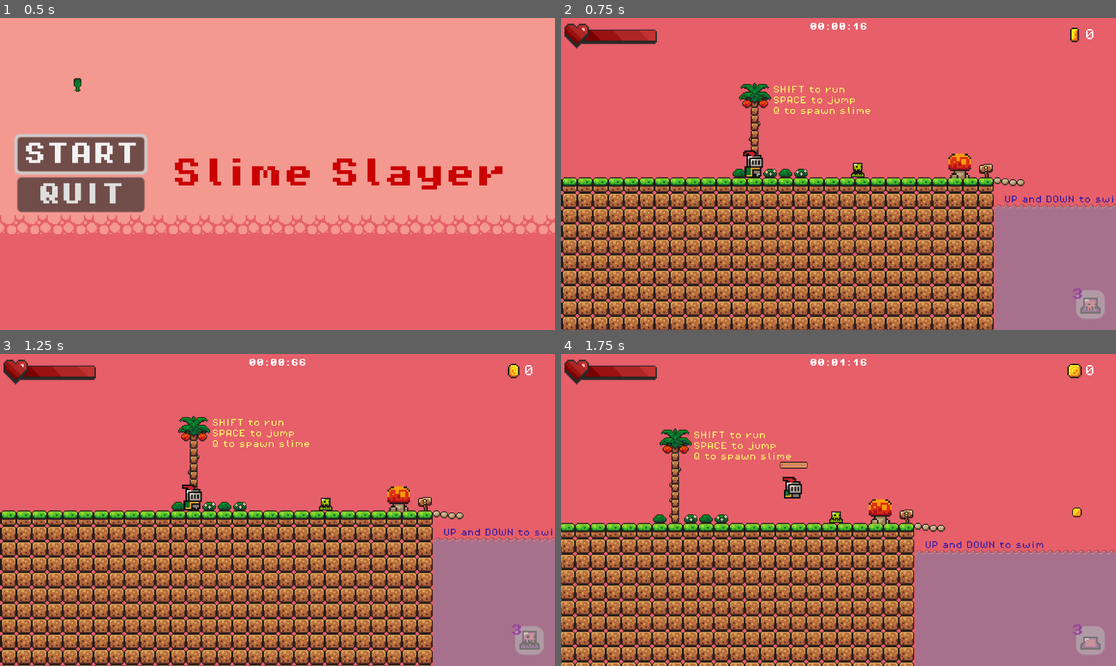
Above: before the commit, frames 1-4 (two rows, left to right).
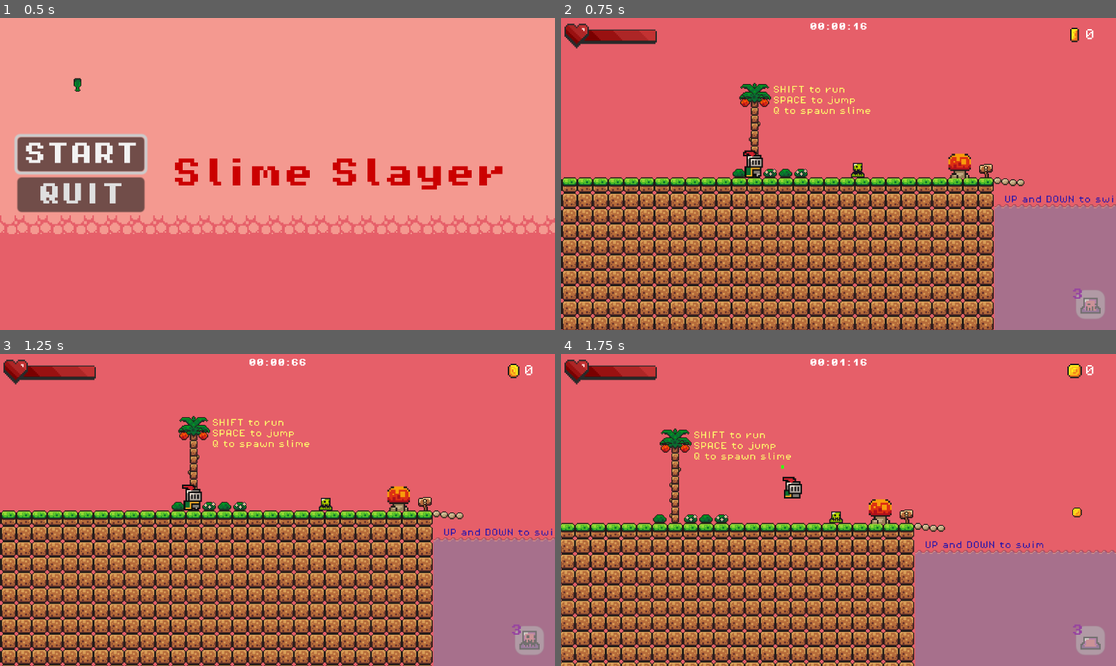
Above: after the commit, the same moments.

Repository: AshkanKiafard/AA-godot
Game: Godot game, scene res://scenes/main_menu.tscn
Two runs of this game, one before a commit and one after it. Both use one fixed random seed, a clock stepped at 60 frames per second and the inputs below.
Inputs:
- Up to frame 1 (0.5 s): no input
- Up to frame 2 (0.75 s): click "START" at 0.5 s
- Up to frame 3 (1.25 s): no input
- Up to frame 4 (1.75 s): hold Right (move_right) from 1.28 s (still down); tap C (roll) at 1.35 s; tap Space (jump) at 1.52 s

Frame 1 is identical in both runs. In frame 2, less than 0.1% of the frame differs, in the area x 32-38%, y 24-29%; in frame 3, less than 0.1%; in frame 4, 0.2%, in the area x 17-45%, y 27-37%.

Commit message:
generalized fruits, added trees to spawn fruits randomly, rolling makes you invincible

Diff:
--- /dev/null
+++ b/ashkan/godot-tutorial-ashkan/scenes/fruit.tscn
@@ -0,0 +1,116 @@
+[gd_scene load_steps=8 format=3 uid="uid://dxwyt3p8gaxwi"]
+
+[ext_resource type="Script" path="res://scripts/health_fruit.gd" id="1_x1g5l"]
+[ext_resource type="Texture2D" uid="uid://d4doh2b8eo6ru" path="res://assets/sprites/fruit.png" id="2_upvgg"]
+[ext_resource type="AudioStream" uid="uid://cnmw1uefts8sg" path="res://assets/sounds/eating.mp3" id="3_27md5"]
+
+[sub_resource type="CircleShape2D" id="CircleShape2D_ys63r"]
+radius = 5.0
+
+[sub_resource type="Animation" id="Animation_okj28"]
+length = 0.001
+tracks/0/type = "value"
+tracks/0/imported = false
+tracks/0/enabled = true
+tracks/0/path = NodePath("Sprite2D:visible")
+tracks/0/interp = 1
+tracks/0/loop_wrap = true
+tracks/0/keys = {
+"times": PackedFloat32Array(0),
+"transitions": PackedFloat32Array(1),
+"update": 1,
+"values": [true]
+}
+tracks/1/type = "value"
+tracks/1/imported = false
+tracks/1/enabled = true
+tracks/1/path = NodePath("CollisionShape2D:disabled")
+tracks/1/interp = 1
+tracks/1/loop_wrap = true
+tracks/1/keys = {
+"times": PackedFloat32Array(0),
+"transitions": PackedFloat32Array(1),
+"update": 1,
+"values": [false]
+}
+tracks/2/type = "value"
+tracks/2/imported = false
+tracks/2/enabled = true
+tracks/2/path = NodePath("AudioStreamPlayer2D:playing")
+tracks/2/interp = 1
+tracks/2/loop_wrap = true
+tracks/2/keys = {
+"times": PackedFloat32Array(0),
+"transitions": PackedFloat32Array(1),
+"update": 1,
+"values": [false]
+}
+
+[sub_resource type="Animation" id="Animation_rgu6a"]
+resource_name = "eat"
+tracks/0/type = "value"
+tracks/0/imported = false
+tracks/0/enabled = true
+tracks/0/path = NodePath("Sprite2D:visible")
+tracks/0/interp = 1
+tracks/0/loop_wrap = true
+tracks/0/keys = {
+"times": PackedFloat32Array(0),
+"transitions": PackedFloat32Array(1),
+"update": 1,
+"values": [false]
+}
+tracks/1/type = "value"
+tracks/1/imported = false
+tracks/1/enabled = true
+tracks/1/path = NodePath("CollisionShape2D:disabled")
+tracks/1/interp = 1
+tracks/1/loop_wrap = true
+tracks/1/keys = {
+"times": PackedFloat32Array(0),
+"transitions": PackedFloat32Array(1),
+"update": 1,
+"values": [true]
+}
+tracks/2/type = "value"
+tracks/2/imported = false
+tracks/2/enabled = true
+tracks/2/path = NodePath("AudioStreamPlayer2D:playing")
+tracks/2/interp = 1
+tracks/2/loop_wrap = true
+tracks/2/keys = {
+"times": PackedFloat32Array(0),
+"transitions": PackedFloat32Array(1),
+"update": 1,
+"values": [true]
+}
+
+[sub_resource type="AnimationLibrary" id="AnimationLibrary_l38nc"]
+_data = {
+"RESET": SubResource("Animation_okj28"),
+"eat": SubResource("Animation_rgu6a")
+}
+
+[node name="Fruit" type="Area2D"]
+collision_mask = 2
+script = ExtResource("1_x1g5l")
+
+[node name="Sprite2D" type="Sprite2D" parent="."]
+texture = ExtResource("2_upvgg")
+region_enabled = true
+
+[node name="CollisionShape2D" type="CollisionShape2D" parent="."]
+position = Vector2(0, 1)
+shape = SubResource("CircleShape2D_ys63r")
+
+[node name="AudioStreamPlayer2D" type="AudioStreamPlayer2D" parent="."]
+stream = ExtResource("3_27md5")
+parameters/looping = false
+
+[node name="AnimationPlayer" type="AnimationPlayer" parent="."]
+libraries = {
+"": SubResource("AnimationLibrary_l38nc")
+}
+
+[connection signal="body_entered" from="." to="." method="_on_body_entered"]
+[connection signal="animation_finished" from="AnimationPlayer" to="." method="_on_animation_player_animation_finished"]
--- a/ashkan/godot-tutorial-ashkan/scenes/game.tscn
+++ b/ashkan/godot-tutorial-ashkan/scenes/game.tscn
@@ -14,10 +14,10 @@
 [ext_resource type="PackedScene" uid="uid://dpg7qubpurb8a" path="res://scenes/spawner.tscn" id="6_qq1ei"]
 [ext_resource type="PackedScene" uid="uid://cwdi32g5jp1pm" path="res://scenes/wall.tscn" id="6_w270a"]
 [ext_resource type="PackedScene" uid="uid://bp7hd728alk1x" path="res://scenes/mushroom.tscn" id="7_6bq2a"]
-[ext_resource type="PackedScene" uid="uid://dxwyt3p8gaxwi" path="res://scenes/health_fruit.tscn" id="8_ml3oc"]
-[ext_resource type="PackedScene" uid="uid://ivexieocbyq" path="res://scenes/stamina_fruit.tscn" id="9_pe6rd"]
 [ext_resource type="PackedScene" uid="uid://d2gla5pgvk0jp" path="res://scenes/slime.tscn" id="9_xkmy2"]
+[ext_resource type="PackedScene" uid="uid://dxwyt3p8gaxwi" path="res://scenes/fruit.tscn" id="10_llfw7"]
 [ext_resource type="FontFile" uid="uid://tbnutu3g2a37" path="res://assets/fonts/PixelOperator8.ttf" id="10_udvc4"]
+[ext_resource type="PackedScene" uid="uid://7t6p6bk3b58d" path="res://scenes/tree.tscn" id="11_fxt8q"]
 [ext_resource type="PackedScene" uid="uid://jqppaxysymqn" path="res://scenes/slime_bar.tscn" id="13_4xcei"]
 
 [sub_resource type="AtlasTexture" id="AtlasTexture_0s06q"]
@@ -432,14 +432,19 @@
 
 [node name="Fruits" type="Node" parent="."]
 
-[node name="HealthFruit" parent="Fruits" instance=ExtResource("8_ml3oc")]
-position = Vector2(-263, -136)
-
-[node name="HealthFruit2" parent="Fruits" instance=ExtResource("8_ml3oc")]
-position = Vector2(-246, -136)
-
-[node name="StaminaFruit2" parent="Fruits" instance=ExtResource("9_pe6rd")]
-position = Vector2(562, -71)
+[node name="Fruit" parent="Fruits" instance=ExtResource("10_llfw7")]
+position = Vector2(-245, -137)
+type = 1
+
+[node name="Fruit2" parent="Fruits" instance=ExtResource("10_llfw7")]
+position = Vector2(-265, -137)
+type = 1
+
+[node name="Fruit3" parent="Fruits" instance=ExtResource("10_llfw7")]
+position = Vector2(560, -70)
+
+[node name="Tree" parent="Fruits" instance=ExtResource("11_fxt8q")]
+position = Vector2(401, -81)
 
 [node name="Mid" type="TileMapLayer" parent="."]
 position = Vector2(-247, -58)
--- a/ashkan/godot-tutorial-ashkan/scenes/health_fruit.tscn
+++ /dev/null
@@ -1,22 +0,0 @@
-[gd_scene load_steps=4 format=3 uid="uid://dxwyt3p8gaxwi"]
-
-[ext_resource type="Script" path="res://scripts/health_fruit.gd" id="1_x1g5l"]
-[ext_resource type="Texture2D" uid="uid://d4doh2b8eo6ru" path="res://assets/sprites/fruit.png" id="2_upvgg"]
-
-[sub_resource type="CircleShape2D" id="CircleShape2D_ys63r"]
-radius = 5.0
-
-[node name="HealthFruit" type="Area2D"]
-collision_mask = 2
-script = ExtResource("1_x1g5l")
-
-[node name="Sprite2D" type="Sprite2D" parent="."]
-texture = ExtResource("2_upvgg")
-region_enabled = true
-region_rect = Rect2(0, 50, 16, 14)
-
-[node name="CollisionShape2D" type="CollisionShape2D" parent="."]
-position = Vector2(0, 1)
-shape = SubResource("CircleShape2D_ys63r")
-
-[connection signal="body_entered" from="." to="." method="_on_body_entered"]
--- a/ashkan/godot-tutorial-ashkan/scenes/pause_menu.tscn
+++ b/ashkan/godot-tutorial-ashkan/scenes/pause_menu.tscn
@@ -11,6 +11,33 @@
 [sub_resource type="ShaderMaterial" id="ShaderMaterial_yhuqu"]
 shader = ExtResource("2_53or1")
 shader_parameter/lod = 0.0
+
+[sub_resource type="Animation" id="Animation_ogrpu"]
+length = 0.001
+tracks/0/type = "value"
+tracks/0/imported = false
+tracks/0/enabled = true
+tracks/0/path = NodePath("ColorRect:material:shader_parameter/lod")
+tracks/0/interp = 1
+tracks/0/loop_wrap = true
+tracks/0/keys = {
+"times": PackedFloat32Array(0),
+"transitions": PackedFloat32Array(1),
+"update": 0,
+"values": [0.0]
+}
+tracks/1/type = "value"
+tracks/1/imported = false
+tracks/1/enabled = true
+tracks/1/path = NodePath("VBoxContainer:modulate")
+tracks/1/interp = 1
+tracks/1/loop_wrap = true
+tracks/1/keys = {
+"times": PackedFloat32Array(0),
+"transitions": PackedFloat32Array(1),
+"update": 0,
+"values": [Color(1, 1, 1, 0)]
+}
 
 [sub_resource type="Animation" id="Animation_jp0sn"]
 resource_name = "blur"
@@ -38,33 +65,6 @@
 "transitions": PackedFloat32Array(1, 1),
 "update": 0,
 "values": [Color(1, 1, 1, 0), Color(1, 1, 1, 1)]
-}
-
-[sub_resource type="Animation" id="Animation_ogrpu"]
-length = 0.001
-tracks/0/type = "value"
-tracks/0/imported = false
-tracks/0/enabled = true
-tracks/0/path = NodePath("ColorRect:material:shader_parameter/lod")
-tracks/0/interp = 1
-tracks/0/loop_wrap = true
-tracks/0/keys = {
-"times": PackedFloat32Array(0),
-"transitions": PackedFloat32Array(1),
-"update": 0,
-"values": [0.0]
-}
-tracks/1/type = "value"
-tracks/1/imported = false
-tracks/1/enabled = true
-tracks/1/path = NodePath("VBoxContainer:modulate")
-tracks/1/interp = 1
-tracks/1/loop_wrap = true
-tracks/1/keys = {
-"times": PackedFloat32Array(0),
-"transitions": PackedFloat32Array(1),
-"update": 0,
-"values": [Color(1, 1, 1, 0)]
 }
 
 [sub_resource type="AnimationLibrary" id="AnimationLibrary_iuexm"]
--- a/ashkan/godot-tutorial-ashkan/scenes/player.tscn
+++ b/ashkan/godot-tutorial-ashkan/scenes/player.tscn
@@ -2,9 +2,9 @@
 
 [ext_resource type="Script" path="res://scripts/player.gd" id="1_34oth"]
 [ext_resource type="Texture2D" uid="uid://cq2fk3fjq4x0p" path="res://assets/sprites/knight.png" id="1_418hy"]
-[ext_resource type="Texture2D" uid="uid://db03ephebyopf" path="res://assets/stamina bar/healthbarUnder.png" id="3_64smo"]
+[ext_resource type="Texture2D" uid="uid://dpr0tlrifddce" path="res://assets/stamina bar/green.png" id="3_23s84"]
 [ext_resource type="Script" path="res://scripts/stamina_bar.gd" id="3_e0qct"]
-[ext_resource type="Texture2D" uid="uid://o5p2femwjvph" path="res://assets/stamina bar/healthbarProgress.png" id="4_lrslp"]
+[ext_resource type="Texture2D" uid="uid://pt62tylmkjx6" path="res://assets/stamina bar/oxygen.png" id="5_vasns"]
 [ext_resource type="Script" path="res://scripts/oxygen_bar.gd" id="6_d6d63"]
 [ext_resource type="AudioStream" uid="uid://ck0c2sagugcyf" path="res://assets/sounds/hurt.wav" id="7_clq1v"]
 
@@ -282,24 +282,25 @@
 shape = SubResource("CircleShape2D_wipbo")
 
 [node name="StaminaBar" type="TextureProgressBar" parent="." node_paths=PackedStringArray("player")]
-offset_left = -14.0
-offset_top = -55.0
-offset_right = 50.0
-offset_bottom = -45.0
-scale = Vector2(0.593815, 1)
-texture_under = ExtResource("3_64smo")
-texture_progress = ExtResource("4_lrslp")
+offset_left = -11.7505
+offset_top = -49.9746
+offset_right = 257.249
+offset_bottom = -1.97464
+scale = Vector2(0.15, 0.1)
+value = 100.0
+texture_progress = ExtResource("3_23s84")
 script = ExtResource("3_e0qct")
 player = NodePath("..")
 
 [node name="OxygenBar" type="TextureProgressBar" parent="." node_paths=PackedStringArray("player")]
-offset_left = -17.0
-offset_top = -10.0
-offset_right = 47.0
+offset_left = -19.5842
+offset_top = -5.40267
+offset_right = 246.416
+offset_bottom = 39.5973
 rotation = -1.5777
-scale = Vector2(0.360843, 0.480565)
-texture_under = ExtResource("3_64smo")
-texture_progress = ExtResource("4_lrslp")
+scale = Vector2(0.122, 0.09)
+value = 100.0
+texture_progress = ExtResource("5_vasns")
 script = ExtResource("6_d6d63")
 player = NodePath("..")
 
--- a/ashkan/godot-tutorial-ashkan/scenes/stamina_fruit.tscn
+++ /dev/null
@@ -1,21 +0,0 @@
-[gd_scene load_steps=4 format=3 uid="uid://ivexieocbyq"]
-
-[ext_resource type="Script" path="res://scripts/stamina_fruit.gd" id="1_iewue"]
-[ext_resource type="Texture2D" uid="uid://d4doh2b8eo6ru" path="res://assets/sprites/fruit.png" id="2_q5pid"]
-
-[sub_resource type="RectangleShape2D" id="RectangleShape2D_f1721"]
-size = Vector2(12, 16)
-
-[node name="StaminaFruit" type="Area2D"]
-collision_mask = 2
-script = ExtResource("1_iewue")
-
-[node name="Sprite2D" type="Sprite2D" parent="."]
-texture = ExtResource("2_q5pid")
-region_enabled = true
-region_rect = Rect2(34, 1, 11, 15)
-
-[node name="CollisionShape2D" type="CollisionShape2D" parent="."]
-shape = SubResource("RectangleShape2D_f1721")
-
-[connection signal="body_entered" from="." to="." method="_on_body_entered"]
--- /dev/null
+++ b/ashkan/godot-tutorial-ashkan/scenes/tree.tscn
@@ -0,0 +1,22 @@
+[gd_scene load_steps=3 format=3 uid="uid://7t6p6bk3b58d"]
+
+[ext_resource type="Script" path="res://scripts/tree.gd" id="1_p45a3"]
+[ext_resource type="Texture2D" uid="uid://ck8dkggpmhtag" path="res://assets/sprites/world_tileset.png" id="2_jgoqe"]
+
+[node name="Tree" type="Node2D" node_paths=PackedStringArray("spawn_points")]
+script = ExtResource("1_p45a3")
+spawn_points = [NodePath("SpawnPoint1"), NodePath("SpawnPoint2"), NodePath("SpawnPoint3")]
+
+[node name="Sprite2D" type="Sprite2D" parent="."]
+texture = ExtResource("2_jgoqe")
+region_enabled = true
+region_rect = Rect2(0, 48, 16, 48)
+
+[node name="SpawnPoint1" type="Node2D" parent="."]
+position = Vector2(-3, -7)
+
+[node name="SpawnPoint2" type="Node2D" parent="."]
+position = Vector2(3, -2)
+
+[node name="SpawnPoint3" type="Node2D" parent="."]
+position = Vector2(-3, 6)
--- a/ashkan/godot-tutorial-ashkan/scripts/health_fruit.gd
+++ b/ashkan/godot-tutorial-ashkan/scripts/health_fruit.gd
@@ -1,9 +1,31 @@
 extends Area2D
 
+enum fruit_type {STAMINA, HEALTH}
 @onready var player: Player = $Player
+@onready var animation_player: AnimationPlayer = $AnimationPlayer
+@onready var sprite_2d: Sprite2D = $Sprite2D
+@export var type: fruit_type
+
+func _ready() -> void:
+	match type:
+		fruit_type.HEALTH:
+			sprite_2d.region_rect = Rect2(0, 50, 16, 14)
+		fruit_type.STAMINA:
+			sprite_2d.region_rect = Rect2(34, 1, 11, 15)
+
+func _on_body_entered(body: Node2D) -> void:
+	if body is Player:
+		match type:
+			fruit_type.STAMINA:
+				if body.stamina < 0:
+					body.stamina = 0
+					animation_player.play("eat")
+			fruit_type.HEALTH:
+				if body.health < 100:
+					body.health += 30
+					animation_player.play("eat")
 
 
-func _on_body_entered(body: Node2D) -> void:
-	if body is Player and body.health < 100:
-		body.health += 30
+func _on_animation_player_animation_finished(anim_name: StringName) -> void:
+	if anim_name == "eat":
 		queue_free()
--- a/ashkan/godot-tutorial-ashkan/scripts/player.gd
+++ b/ashkan/godot-tutorial-ashkan/scripts/player.gd
@@ -13,18 +13,19 @@
 signal health_changed
 var health := 100 :
 	set(value):
-		if value <= 0 and health > 0:
-			print("DEAD")
-			collision_shape_2d.queue_free()
-			Engine.time_scale = 0.5
-			death_timer.start()
-		if value < health:
-			if not in_water:
-				hurt_audio.play()
-			hurt_timer.start()
-			animated_sprite.play("hurt")
-		health = clamp(value, 0, 100)
-		health_changed.emit()
+		if not is_rolling():
+			if value <= 0 and health > 0:
+				print("DEAD")
+				collision_shape_2d.queue_free()
+				Engine.time_scale = 0.5
+				death_timer.start()
+			if value < health:
+				if not in_water:
+					hurt_audio.play()
+				hurt_timer.start()
+				animated_sprite.play("hurt")
+			health = clamp(value, 0, 100)
+			health_changed.emit()
 
 signal stamina_changed
 var stamina := 0.0 :
@@ -89,14 +90,14 @@
 
 	if hurt_timer.is_stopped():
 		if is_on_floor():
-			if not (animated_sprite.is_playing() and animated_sprite.animation == "roll"):
+			if not is_rolling():
 				if direction == 0:
 					animated_sprite.play("idle")
 				else:
 					animated_sprite.play("run")
 			else:
 				velocity.x += player_direction * temp_speed
-			if Input.is_action_just_pressed("roll"):
+			if Input.is_action_just_pressed("roll") and stamina > -25:
 				stamina -= 75
 				animated_sprite.play("roll")
 		else:
@@ -130,3 +131,6 @@
 func _on_death_timer_timeout() -> void:
 	Engine.time_scale = 1
 	get_tree().reload_current_scene()
+
+func is_rolling():
+	return animated_sprite.is_playing() and animated_sprite.animation == "roll"
--- a/ashkan/godot-tutorial-ashkan/scripts/slime.gd
+++ b/ashkan/godot-tutorial-ashkan/scripts/slime.gd
@@ -13,7 +13,8 @@
 func _physics_process(delta: float) -> void:
 	# Add the gravity.
 	if not is_on_floor():
-		velocity += get_gravity() * delta
+		var gravity = get_gravity() if not in_water else get_gravity() / 2
+		velocity += gravity * delta
 
 	if in_water:
 		velocity.y /= 1.2
--- a/ashkan/godot-tutorial-ashkan/scripts/stamina_fruit.gd
+++ b/ashkan/godot-tutorial-ashkan/scripts/stamina_fruit.gd
@@ -1,7 +1,6 @@
 extends Area2D
 
 @onready var player: Player = $Player
-
 
 func _on_body_entered(body: Node2D) -> void:
 	if body is Player and body.stamina < 0:
--- /dev/null
+++ b/ashkan/godot-tutorial-ashkan/scripts/tree.gd
@@ -0,0 +1,17 @@
+extends Node2D
+
+@export var spawn_points: Array[Node2D]
+const FRUIT = preload("res://scenes/fruit.tscn")
+
+var time = 0
+var last_time = 0
+
+func _process(delta: float) -> void:
+	time += delta
+	if time - last_time > 3:
+		for sp in spawn_points:
+			if sp.get_child_count() == 0:
+				var fruit = FRUIT.instantiate()
+				fruit.position = sp.position
+				fruit.type = fruit.fruit_type.HEALTH if randi() % 2 else fruit.fruit_type.STAMINA
+				sp.add_child(fruit)
Not shown, added: ashkan/godot-tutorial-ashkan/assets/sounds/eating.mp3.import
Binary file added: ashkan/godot-tutorial-ashkan/assets/stamina bar/green.png
Not shown, added: ashkan/godot-tutorial-ashkan/assets/stamina bar/green.png.import
Binary file added: ashkan/godot-tutorial-ashkan/assets/stamina bar/oxygen.png
Not shown, added: ashkan/godot-tutorial-ashkan/assets/stamina bar/oxygen.png.import
Not shown, added: ashkan/godot-tutorial-ashkan/assets/sounds/eating.mp3
